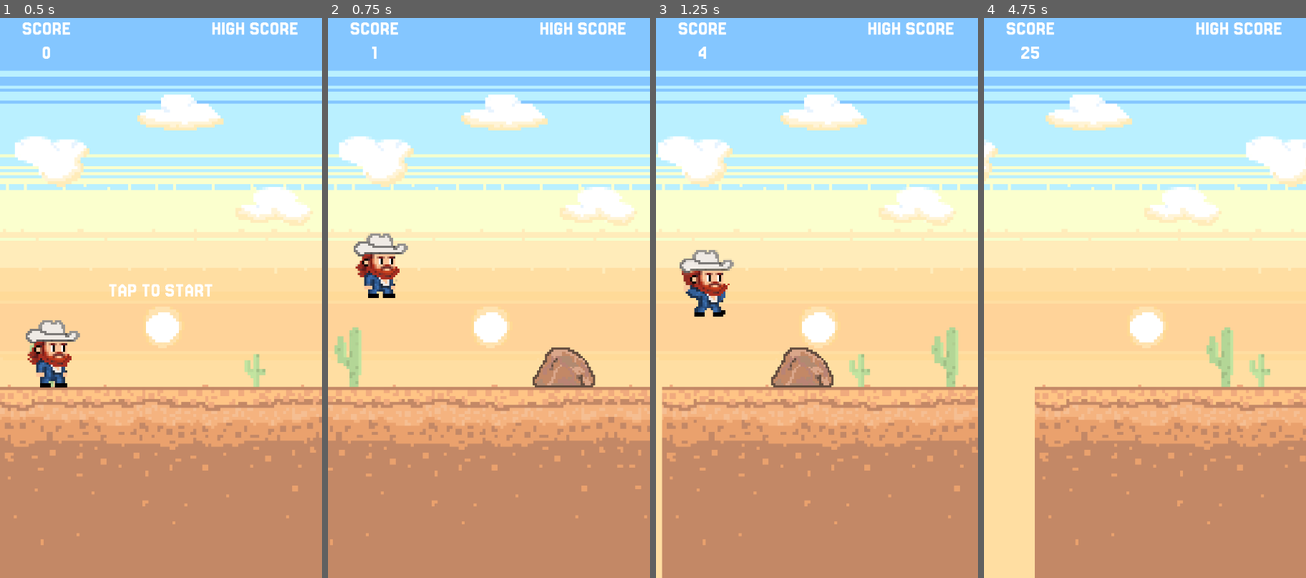
Above: before the commit, frames 1-4 (left to right).
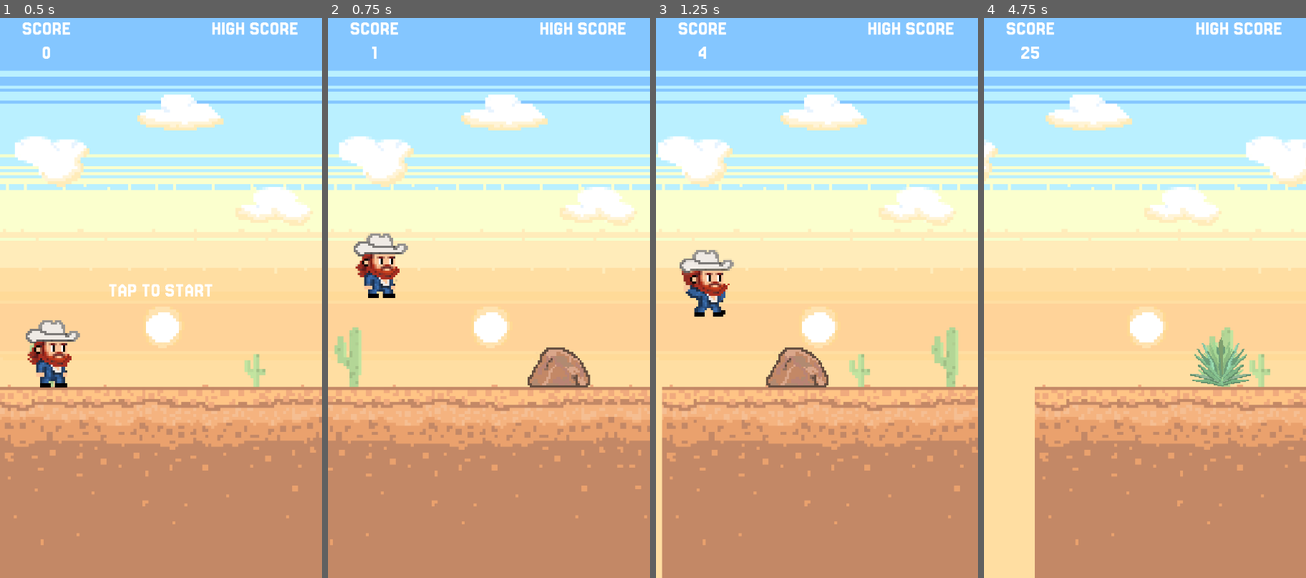
Above: after the commit, the same moments.

Repository: rgomezp/cowboy-game
Game: Godot game, scene res://scenes/main.tscn
Two runs of this game, one before a commit and one after it. Both use one fixed random seed, a clock stepped at 60 frames per second and the inputs below.
Inputs:
- Up to frame 1 (0.5 s): no input
- Up to frame 2 (0.75 s): tap Enter (ui_accept) at 0.5 s
- Up to frame 3 (1.25 s): tap Enter (ui_accept) at 0.77 s
- Up to frame 4 (4.75 s): tap Enter (ui_accept) at 1.52, 3.02, 3.77, 4.52 s; hold Down (ui_down) 2.03-2.78 s; hold Down (ui_down) from 4.28 s (still down)

Frame 1 is identical in both runs. In frame 2, 0.6% of the frame differs, in the area x 62-84%, y 58-66%; in frame 3, 0.6%; in frame 4, 0.9%, in the area x 64-83%, y 57-66%.

Commit message:
Improves obstacle generation and difficulty scaling
Enhances obstacle generation by introducing more varied and unpredictable spacing based on the player's score. This creates a more dynamic difficulty curve.

Also, implements a speed increase based on the player's score, up to a maximum speed. The obstacle generation system now stores the score of the last obstacle to determine when to generate the next one.

Diff:
--- a/scenes/main.gd
+++ b/scenes/main.gd
@@ -7,6 +7,7 @@
 var obstacle_types := [rock_scene, agave_scene]
 var obstacles : Array
 var last_obstacle
+var last_obstacle_score : int = 0
 
 const PLAYER_START_POS := Vector2i(19, 166)
 const CAMERA_START_POS := Vector2i(540, 960)
@@ -15,7 +16,8 @@
 var SCORE_MODIFIER : int = 100
 var speed : float
 const START_SPEED : float = 10.0
-const MAX_SPEED : int = 25
+const SPEED_MODIFIER : int = 5000
+const MAX_SPEED : int = 20
 var screen_size : Vector2i
 var game_running : bool
 var ground_height : int
@@ -29,6 +31,7 @@
 func new_game():
 	# reset variables
 	score = 0
+	last_obstacle_score = 0
 	show_score()
 	game_running = false
 
@@ -45,8 +48,9 @@
 # Game logic happens here
 func _process(delta: float) -> void:
 	if game_running:
-		speed = START_SPEED
-
+		speed = START_SPEED + score / SPEED_MODIFIER
+		if speed > MAX_SPEED:
+			speed = MAX_SPEED
 		# generate obstacles
 		generate_obs()
 
@@ -70,7 +74,20 @@
 	$Hud.get_node("ScoreValue").text = str(score / SCORE_MODIFIER)
 
 func generate_obs():
+	var should_generate = false
 	if obstacles.is_empty():
+		should_generate = true
+	else:
+		# Calculate distance from last obstacle based on score difference
+		var distance_since_last = score - last_obstacle_score
+		# Use a much larger, more varied random range for spacing
+		# This creates sparse, unpredictable spacing between obstacles
+		var min_spacing = randi_range(1500, 3000)
+		var max_spacing = randi_range(4000, 5000)
+		var required_spacing = randi_range(min_spacing, max_spacing)
+		should_generate = distance_since_last >= required_spacing
+
+	if should_generate:
 		var obs_type = obstacle_types[randi() % obstacle_types.size()]
 		var obs
 		obs = obs_type.instantiate()
@@ -80,14 +97,22 @@
 		var obs_sprite_offset = obs_sprite.position
 		var ground_sprite = $Ground.get_node("Sprite2D")
 		var ground_top_y = ground_sprite.offset.y
-		var obs_x : int = screen_size.x + score + 100
+		# Add some randomness to the x position as well
+		var base_x = screen_size.x + score + 100
+		var random_offset = randi_range(-50, 50)
+		var obs_x : int = base_x + random_offset
 		# Position rock so its bottom edge sits on top of the ground
 		# Ground top is at ground_sprite.offset.y
 		# Rock sprite is centered, so its bottom is at: obs.position.y + obs_sprite_offset.y + (obs_height * obs_scale.y / 2)
 		# We need: obs.position.y + obs_sprite_offset.y + (obs_height * obs_scale.y / 2) = ground_top_y
 		# Add a small offset to push it slightly lower
 		var obs_y : int = ground_top_y - obs_sprite_offset.y - (obs_height * obs_scale.y / 2) + 10
+		add_obs(obs, obs_x, obs_y)
+		last_obstacle_score = score
+
+
+func add_obs(obs, x, y):
 		last_obstacle = obs
-		obs.position = Vector2i(obs_x, obs_y)
+		obs.position = Vector2i(x, y)
 		add_child(obs)
 		obstacles.append(obs)
--- a/scenes/main.tscn
+++ b/scenes/main.tscn
@@ -3,7 +3,7 @@
 [ext_resource type="PackedScene" uid="uid://dm0p5nld2v1jj" path="res://scenes/parallax_background.tscn" id="1_0wfyh"]
 [ext_resource type="Script" uid="uid://b5b5emo3780tp" path="res://scenes/main.gd" id="1_jyhfs"]
 [ext_resource type="PackedScene" uid="uid://ck2xe8w3oq45s" path="res://scenes/ground.tscn" id="2_sugp2"]
-[ext_resource type="PackedScene" uid="uid://b5p5uoo5ric43" path="res://scenes/player.tscn" id="3_sugp2"]
+[ext_resource type="PackedScene" uid="uid://b5p5uoo5ric43" path="res://scenes/Player.tscn" id="3_sugp2"]
 [ext_resource type="PackedScene" uid="uid://cqrgcmewur2n5" path="res://scenes/HUD.tscn" id="5_tbgi4"]
 
 [node name="Main" type="Node"]
